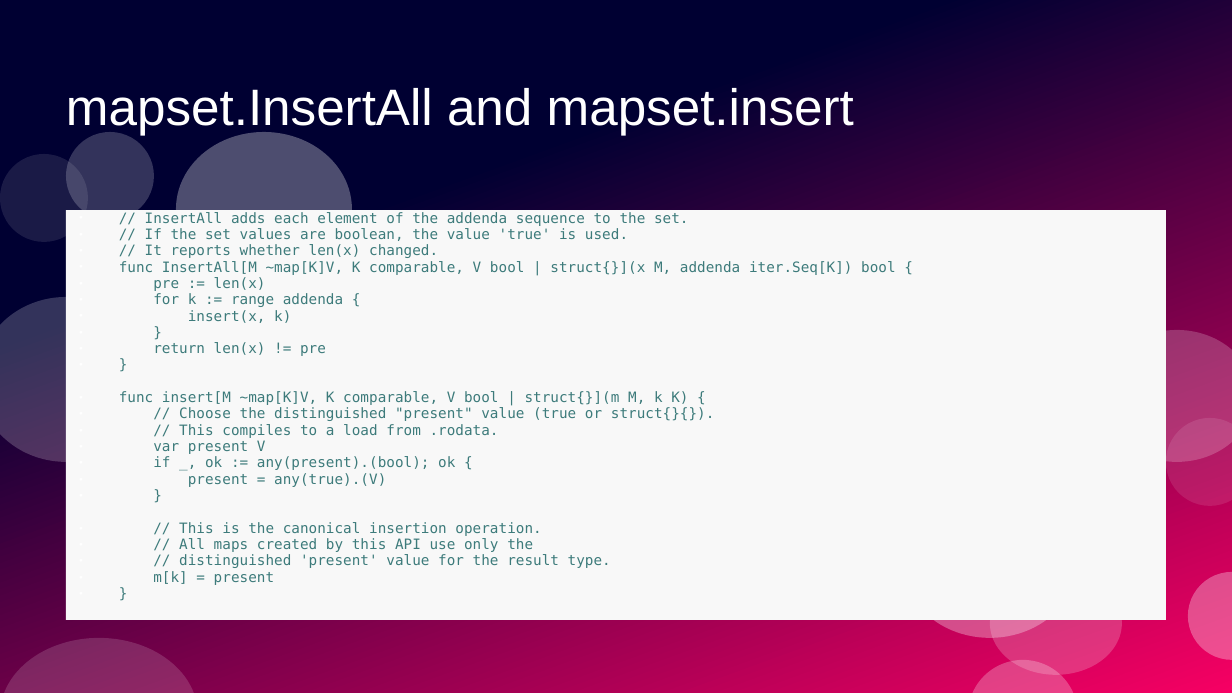
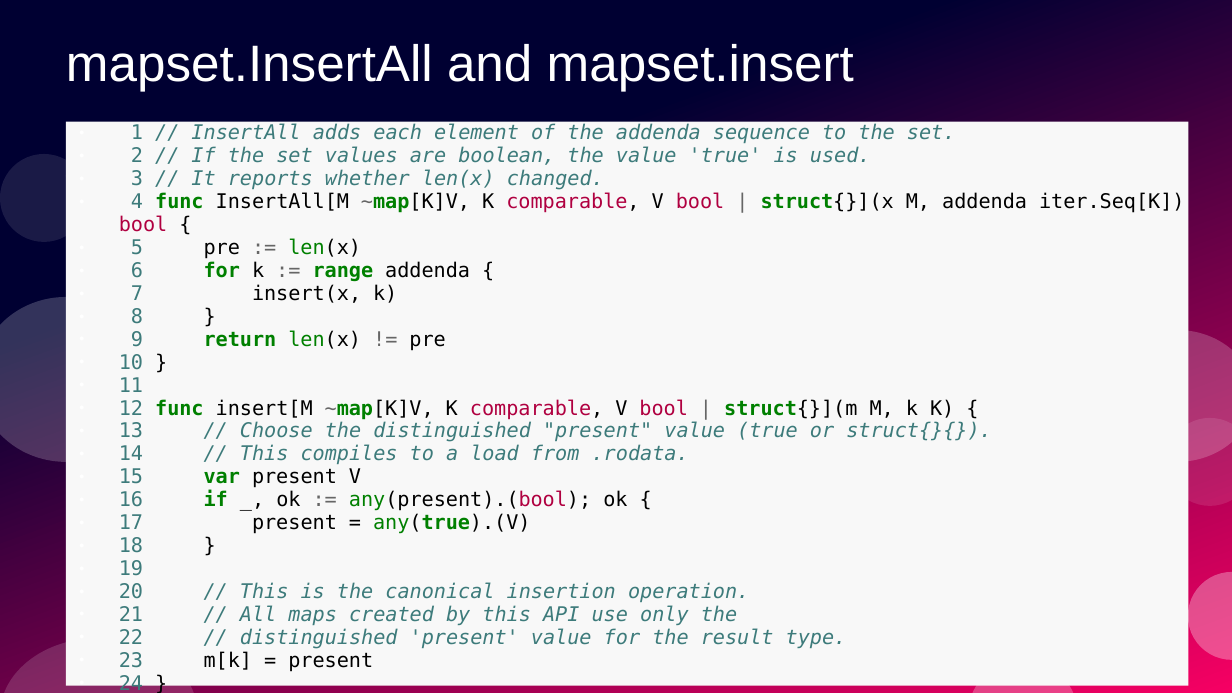
Before and after one commit to ramalho/sets-in-go, a slide deck: slide 15 of sets-in-go.odp. Drawn at 1232x693 pixels with LibreOffice and Linux fonts; fonts in the diff are those of the drawing. Boxes give left, top, right and bottom in pixels: in the first picture for what was removed or moved away, otherwise in the second. Text is boxed around its words. In the diff, an @@ line names an element or a change of style, - is before the commit and + after.

Commit message:
updated slides

```diff
--- a/sets-in-go.odp
+++ b/sets-in-go.odp
@@ title "mapset.InsertAll and mapset.insert" moved from (x1=66, y1=88, x2=854, y2=135) to (x1=66, y1=44, x2=854, y2=91) @@
@@ text "1 // InsertAll adds each ..." resized from (x1=66, y1=210, x2=1166, y2=620) to (x1=66, y1=122, x2=1188, y2=686) @@
@@ text at (x1=119, y1=123, x2=1185, y2=693): text changed; size 9.2 to 12.9 pt; italic on @@
-● // InsertAll adds each element of the addenda sequence to the set.
-● // If the set values are boolean, the value 'true' is used.
-● // It reports whether len(x) changed.
-● func InsertAll[M ~map[K]V, K comparable, V bool | struct{}](x M, addenda iter.Seq[K]) bool {
-● pre := len(x)
-● for k := range addenda {
-● insert(x, k)
-● }
-● return len(x) != pre
-● }
-● func insert[M ~map[K]V, K comparable, V bool | struct{}](m M, k K) {
-● // Choose the distinguished "present" value (true or struct{}{}).
-● // This compiles to a load from .rodata.
-● var present V
-● if _, ok := any(present).(bool); ok {
-● present = any(true).(V)
-● }
-● // This is the canonical insertion operation.
-● // All maps created by this API use only the
-● // distinguished 'present' value for the result type.
-● m[k] = present
-● }
+● 1 // InsertAll adds each element of the addenda sequence to the set.
+● 2 // If the set values are boolean, the value 'true' is used.
+● 3 // It reports whether len(x) changed.
+● 4 func InsertAll[M ~map[K]V, K comparable, V bool | struct{}](x M, addenda iter.Seq[K]) bool {
+● 5 pre := len(x)
+● 6 for k := range addenda {
+● 7 insert(x, k)
+● 8 }
+● 9 return len(x) != pre
+● 10 }
+● 11
+● 12 func insert[M ~map[K]V, K comparable, V bool | struct{}](m M, k K) {
+● 13 // Choose the distinguished "present" value (true or struct{}{}).
+● 14 // This compiles to a load from .rodata.
+● 15 var present V
+● 16 if _, ok := any(present).(bool); ok {
+● 17 present = any(true).(V)
+● 18 }
+● 19
+● 20 // This is the canonical insertion operation.
+● 21 // All maps created by this API use only the
+● 22 // distinguished 'present' value for the result type.
+● 23 m[k] = present
+● 24 }
@@ ellipse removed at (x1=176, y1=132, x2=351, y2=286) @@
@@ ellipse removed at (x1=902, y1=484, x2=1078, y2=638) @@
@@ ellipse removed at (x1=991, y1=572, x2=1122, y2=675) @@
```
Also in this commit, not shown: 1 other slide changed.
